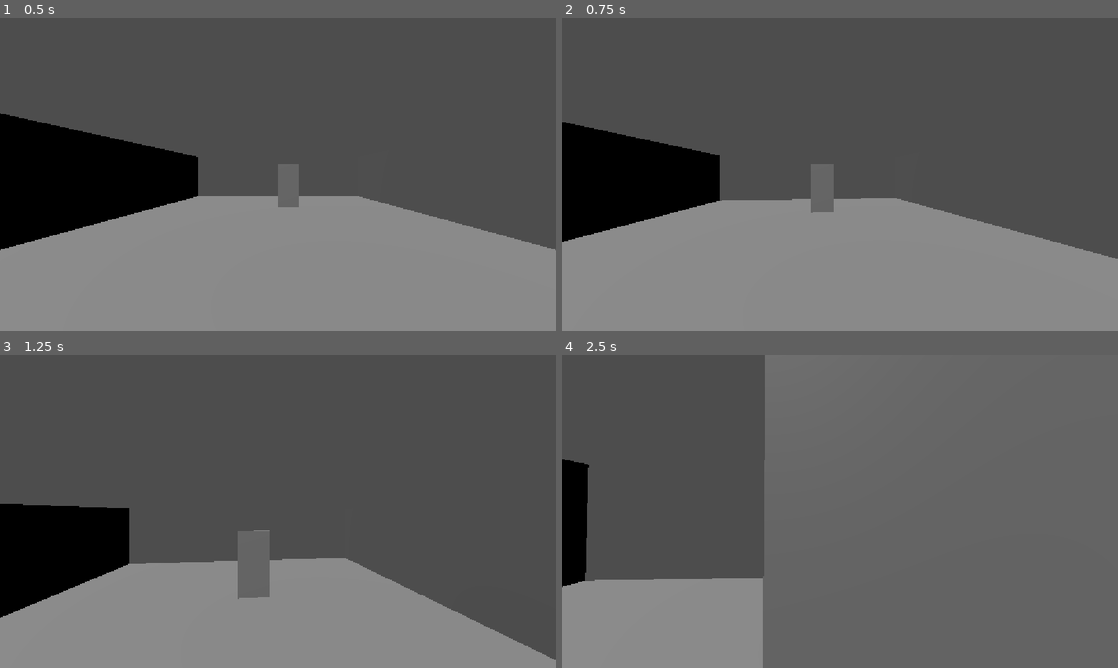
Above: before the commit, frames 1-4 (two rows, left to right).
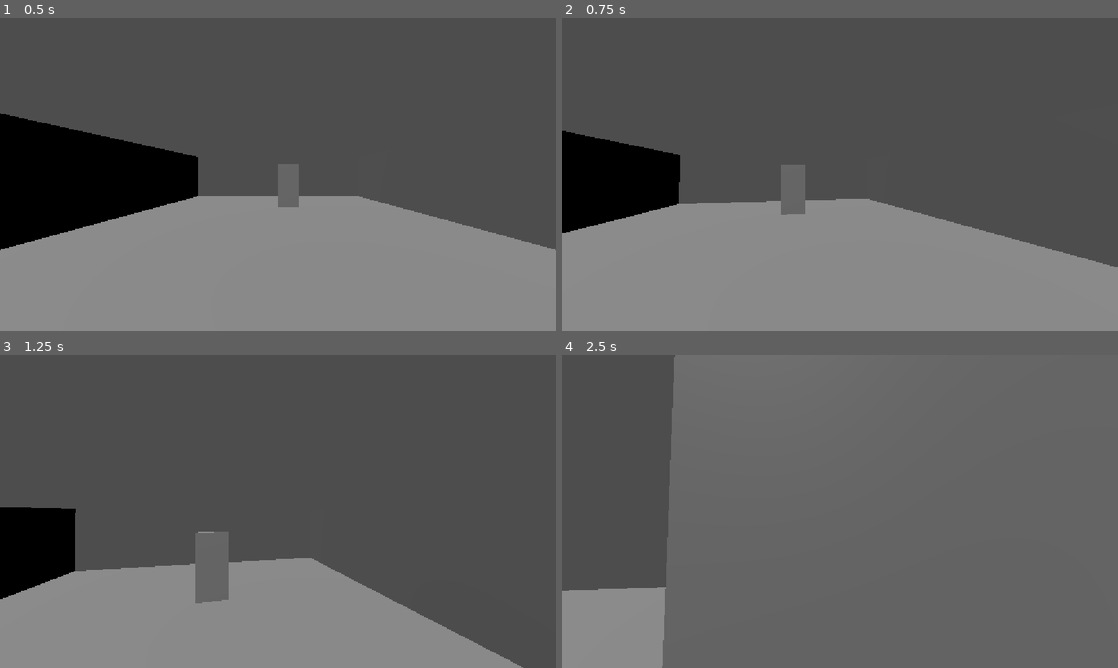
Above: after the commit, the same moments.

Repository: fraidotube/project-blob
Game: Godot game, scene res://scenes/levels/prototype_corridor.tscn
The game is run twice, just before and just after one commit, with the same random seed, the same clock (stepped at 60 frames per second) and the same inputs. The project has no main scene, so this scene is started directly.
Inputs (mouse positions are in pixels of both pictures, inside the frame that each line leads up to):
- Up to frame 1 (0.5 s): no input
- Up to frame 2 (0.75 s): tap Enter at 0.5 s; move the mouse to (867, 174) at 0.52 s; hold W (move_forward) from 0.53 s (still down); tap E (interact) at 0.6 s
- Up to frame 3 (1.25 s): keep holding W (move_forward); tap Space (jump) at 0.77 s
- Up to frame 4 (2.5 s): keep holding W (move_forward); move the mouse to (812, 511) at 1.27 s; tap Shift (sprint) at 1.35 s; tap Space (jump) at 1.52 s; move the mouse to (851, 505) at 2.02 s; tap E (interact) at 2.1 s

Frame 1 is identical in both runs. In frame 2, 4.1% of the frame differs, in the area x 0-100%, y 33-80%; in frame 3, 7.1%; in frame 4, 16%, in the area x 0-37%, y 0-100%.

Commit message:
Adjust FPS mouse sensitivity

Diff:
--- a/scripts/player/player.gd
+++ b/scripts/player/player.gd
@@ -3,7 +3,7 @@
 const WALK_SPEED := 5.0
 const SPRINT_SPEED := 8.0
 const JUMP_VELOCITY := 4.5
-const MOUSE_SENSITIVITY := 0.002
+const MOUSE_SENSITIVITY := 0.004
 
 @onready var head: Node3D = $Head
 
